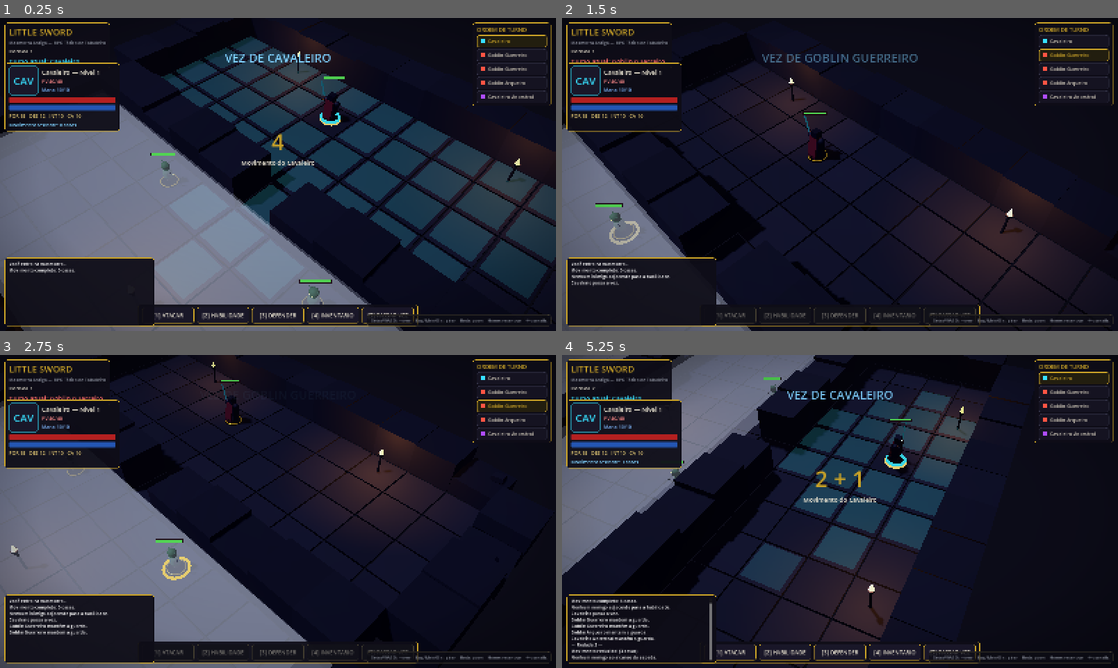
Above: before the commit, frames 1-4 (two rows, left to right).
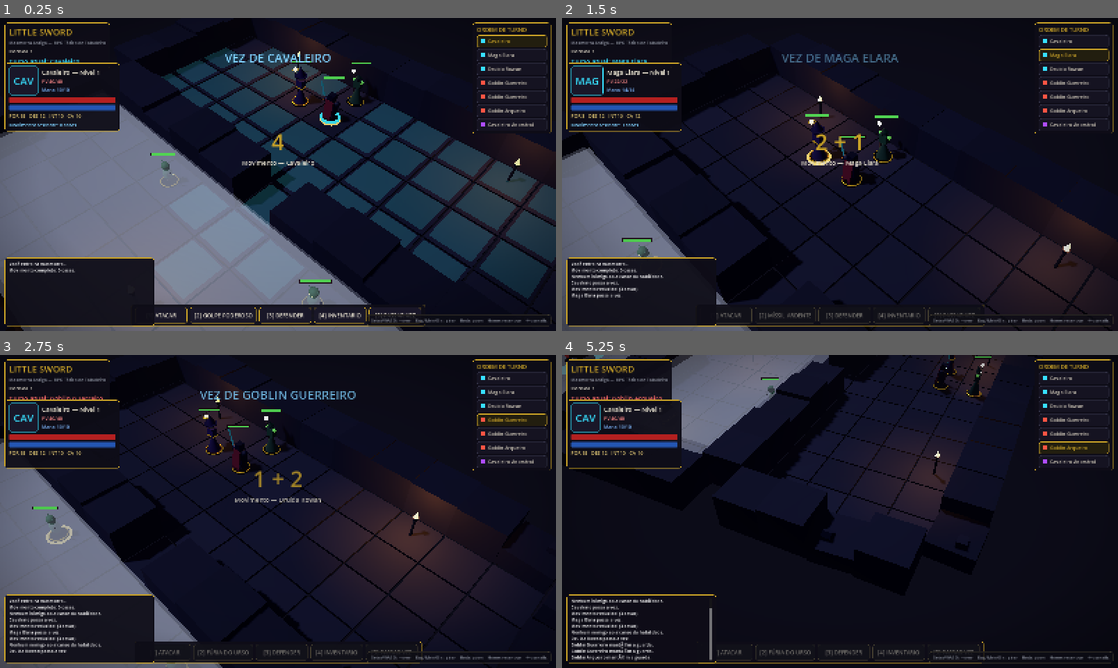
Above: after the commit, the same moments.

Repository: FalconiRod/Little-Sword
Game: Godot game, scene res://src/scenes/main.tscn
The game is run twice, just before and just after one commit, with the same random seed, the same clock (stepped at 60 frames per second) and the same inputs.
Inputs (mouse positions are in pixels of both pictures, inside the frame that each line leads up to):
- Up to frame 1 (0.25 s): no input
- Up to frame 2 (1.5 s): tap Enter at 0.5 s; move the mouse to (962, 158) at 0.52 s; hold D 0.53-1.28 s; tap 2 at 0.6 s; click (962, 158) at 0.67 s; tap 5 at 0.8, 1.35 s; move the mouse to (728, 190) at 1.27 s; hold S from 1.28 s (still down)
- Up to frame 3 (2.75 s): tap 2 at 1.55, 2.1 s; move the mouse to (333, 442) at 2.02 s; release S at 2.03 s; hold D from 2.03 s (still down); tap 5 at 2.3 s
- Up to frame 4 (5.25 s): move the mouse to (812, 574) at 2.77 s; release D at 2.78 s; hold W 2.78-3.53 s; tap 5 at 2.85, 3.8 s; click (812, 574) at 2.92 s; tap 2 at 3.05, 4.55 s; move the mouse to (1006, 558) at 3.52 s; hold Q 3.53-4.28 s; hold A 3.53-5.03 s; move the mouse to (673, 464) at 4.27 s; tap E at 4.35 s; move the mouse to (867, 511) at 5.02 s; hold S from 5.03 s (still down); tap 1 at 5.1 s; click (867, 511) at 5.17 s

The runs differ from the first frame. In frame 1, 2.4% of the frame differs, in the area x 27-100%, y 5-99%; in frame 2, 12%; in frame 3, 25%; in frame 4, 30%, in the area x 0-100%, y 0-100%.

Commit message:
v0.3.0: party com Maga Elara (misil vermelho) e Druida Rowan (forma de urso)

Diff:
--- a/src/autoload/combat_system.gd
+++ b/src/autoload/combat_system.gd
@@ -2,20 +2,31 @@
 ## Sistema de combate: D20 + modificador vs Classe de Armadura,
 ## críticos naturais, dano por notação de dados e ação Defender.
 
-func attack(attacker, target, skill_label := "", skill_dmg := "") -> void:
+func attack(attacker, target, skill_label := "", skill_dmg := "", fx := "", transform_to := "") -> void:
 	var is_skill := skill_dmg != ""
 	# O atacante vira a peça para o alvo antes do golpe.
 	attacker.face_towards(target.global_position)
+	if transform_to != "":
+		attacker.set_visual_id(transform_to)
+		EventBus.log_msg.emit("%s invoca a forma selvagem!" % attacker.display_name, "#9dff6b")
+		attacker.spawn_float_text("FORMA SELVAGEM!", "#9dff6b")
+		EventBus.shake_requested.emit(0.2)
+		await get_tree().create_timer(0.4).timeout
 	EventBus.combat_message.emit("%s → %s" % [attacker.display_name, target.display_name])
 	var chk: Dictionary = DiceManager.d20_check(attacker.atk_bonus, target.effective_ac())
 	var label := skill_label if is_skill else "Ataque"
 	EventBus.dice_rolled.emit(20, chk["roll"], chk["total"], "%s — %s" % [label, attacker.display_name])
-	await get_tree().create_timer(1.05).timeout
+	if fx == "projectile_red":
+		EventBus.log_msg.emit("Um projétil flamejante cruza o ar!", "#ff6b6b")
+		await get_tree().create_timer(0.55).timeout
+		await _fire_projectile(attacker, target)
+	else:
+		await get_tree().create_timer(1.05).timeout
 	if TurnManager.game_ended:
 		return
-	# A investida acompanha a resolucao: avanca e retorna enquanto o resultado
-	# (dano/erro) e aplicado.
-	attacker.animate_lunge(target.global_position)
+	# A investida acompanha a resolucao (ataques corpo a corpo apenas).
+	if fx != "projectile_red":
+		attacker.animate_lunge(target.global_position)
 	_alert_victims(target)
 	var tgt_ac: int = target.effective_ac()
 	if chk["hit"]:
@@ -64,6 +75,30 @@
 				ally.alerted = true
 	EventBus.log_msg.emit("%s entra em combate!" % target.display_name, "#ffb84d")
 
+## Projétil mágico: esfera vermelha brilhante voa do conjurador ao alvo.
+func _fire_projectile(from_unit, target) -> void:
+	var p := MeshInstance3D.new()
+	var s := SphereMesh.new()
+	s.radius = 0.16
+	s.height = 0.32
+	var m := StandardMaterial3D.new()
+	m.albedo_color = Color.html("ff3b30")
+	m.emission_enabled = true
+	m.emission = Color.html("ff5544")
+	m.emission_energy_multiplier = 3.5
+	m.shading_mode = BaseMaterial3D.SHADING_MODE_UNSHADED
+	p.mesh = s
+	p.material_override = m
+	add_child(p)
+	p.position = from_unit.global_position + Vector3(0, 1.3, 0)
+	var b: Vector3 = target.global_position + Vector3(0, 0.85, 0)
+	var tw := create_tween()
+	tw.tween_property(p, "position", b, 0.34) \
+		.set_trans(Tween.TRANS_QUAD).set_ease(Tween.EASE_IN)
+	await tw.finished
+	_sparks(b, "ff5544", 18)
+	p.queue_free()
+
 ## Explosao curta de faiscas procedurais no ponto do impacto.
 func _sparks(wp: Vector3, col_hex: String, amount: int) -> void:
 	var p := CPUParticles3D.new()
--- a/src/autoload/turn_manager.gd
+++ b/src/autoload/turn_manager.gd
@@ -61,7 +61,7 @@
 	# Regra da casa: D6 — 1-2 movimento baixo (metade), 3-6 movimento cheio.
 	u.moves_left = 3 if r <= 2 else u.move_max
 	u.mana = mini(u.max_mana, u.mana + 2)
-	EventBus.dice_rolled.emit(6, r, u.moves_left, "Movimento do Cavaleiro")
+	EventBus.dice_rolled.emit(6, r, u.moves_left, "Movimento — %s" % u.display_name)
 	if r <= 2:
 		EventBus.log_msg.emit("Movimento reduzido! (%d casas)" % u.moves_left, "#ffb84d")
 	else:
@@ -92,6 +92,10 @@
 	if game_ended or not started_game():
 		return
 	if u.team == "hero":
+		# Derrota apenas com o grupo inteiro abatido (TPK).
+		for x in order:
+			if is_instance_valid(x) and x.alive and x.team == "hero":
+				return
 		_finish(false)
 		return
 	for x in order:
--- a/src/enemy/enemy_ai.gd
+++ b/src/enemy/enemy_ai.gd
@@ -1,20 +1,20 @@
 class_name EnemyAI
 extends Node
 ## IA dos inimigos. Regra de movimento: valor fixo por turno (goblin 4,
-## arqueiro 3, boss 3) — nunca rola dados nem recebe modificadores.
-## Comportamento: manter a guarda até detectar o herói (visão + linha de
-## visão); após o alerta, avançar todo turno e atacar ao alcançá-lo.
+## arqueiro 3, boss 3) â€” nunca rola dados nem recebe modificadores.
+## Comportamento: manter a guarda atÃ© detectar o herÃ³i (visÃ£o + linha de
+## visÃ£o); apÃ³s o alerta, avanÃ§ar todo turno e atacar ao alcanÃ§Ã¡-lo.
 
 func run_turn(u) -> void:
 	if not u.alerted:
-		var h0 = _hero()
+		var h0 = _hero(u.grid_pos)
 		if h0 != null and _can_see(u, h0):
 			u.alerted = true
 			u.spawn_float_text("!", "#ffd166")
-			EventBus.log_msg.emit("%s te avistou!" % u.display_name, "#ffb84d")
+			EventBus.log_msg.emit("%s avistou %s!" % [u.display_name, h0.display_name], "#ffb84d")
 			await get_tree().create_timer(0.35).timeout
 		else:
-			EventBus.log_msg.emit("%s mantém a guarda." % u.display_name, "#5f6472")
+			EventBus.log_msg.emit("%s mantÃ©m a guarda." % u.display_name, "#5f6472")
 			return
 	match u.id:
 		"goblin_warrior":
@@ -24,11 +24,22 @@
 		"boss_knight":
 			await _boss(u)
 
-func _hero():
+## HerÃ³i vivo mais proximo de `from` (o grupo pode ter varios membros).
+func _hero(from: Vector2i = Vector2i(-999, -999)):
+	var best = null
+	var best_d := 9999
 	for x in TurnManager.order:
 		if is_instance_valid(x) and x.alive and x.team == "hero":
-			return x
-	return null
+			if best == null:
+				best = x
+				best_d = 9999 if from == Vector2i(-999, -999) \
+					else BoardGrid.chebyshev(from, x.grid_pos)
+			else:
+				var d := BoardGrid.chebyshev(from, x.grid_pos)
+				if d < best_d:
+					best = x
+					best_d = d
+	return best
 
 func _can_see(u, target) -> bool:
 	var d: int = BoardGrid.chebyshev(u.grid_pos, target.grid_pos)
@@ -36,8 +47,8 @@
 		return false
 	return BoardGrid.has_line_of_sight(u.grid_pos, target.grid_pos)
 
-## Movimento fixo em direção ao alvo: dentro das células alcançáveis neste
-## turno, escolhe a que deixa o inimigo mais perto do herói (empate: menos
+## Movimento fixo em direÃ§Ã£o ao alvo: dentro das cÃ©lulas alcanÃ§Ã¡veis neste
+## turno, escolhe a que deixa o inimigo mais perto do herÃ³i (empate: menos
 ## passos). Garante progresso mesmo com caminhos bloqueados por aliados.
 func _step_toward(u, goal: Vector2i, stop_at_range := 1) -> void:
 	if u.moves_left <= 0:
@@ -61,12 +72,12 @@
 	var path: Array = BoardGrid.path_from_reachable(reach, best)
 	BoardGrid.move_unit(u, best)
 	u.moves_left -= path.size()
-	EventBus.log_msg.emit("%s avança %d casa(s)." % [u.display_name, path.size()], "#8a8f9c")
+	EventBus.log_msg.emit("%s avanÃ§a %d casa(s)." % [u.display_name, path.size()], "#8a8f9c")
 	EventBus.unit_moved.emit(u)
 	await u.animate_move(path)
 
-## Melhor casa de tiro: dentro do alcance com linha de visão; senão,
-## aproxima-se o máximo possível.
+## Melhor casa de tiro: dentro do alcance com linha de visÃ£o; senÃ£o,
+## aproxima-se o mÃ¡ximo possÃ­vel.
 func _best_shooting_cell(u, goal: Vector2i) -> Vector2i:
 	var reach: Dictionary = BoardGrid.compute_reachable(u.grid_pos, u.moves_left)
 	var best_fire: Vector2i = u.grid_pos
@@ -87,7 +98,7 @@
 	return best_fire if best_fire != u.grid_pos else best_any
 
 func _melee(u) -> void:
-	var h = _hero()
+	var h = _hero(u.grid_pos)
 	if h == null:
 		return
 	await get_tree().create_timer(0.35).timeout
@@ -97,7 +108,7 @@
 		await CombatSystem.attack(u, h)
 
 func _archer(u) -> void:
-	var h = _hero()
+	var h = _hero(u.grid_pos)
 	if h == null:
 		return
 	await get_tree().create_timer(0.35).timeout
@@ -119,7 +130,7 @@
 		await CombatSystem.attack(u, h)
 
 func _boss(u) -> void:
-	var h = _hero()
+	var h = _hero(u.grid_pos)
 	if h == null:
 		return
 	await get_tree().create_timer(0.45).timeout
@@ -134,6 +145,6 @@
 	elif r < 0.3:
 		await CombatSystem.attack(u, h, "Golpe Pesado", "1d12+6")
 	elif r < 0.45:
-		await CombatSystem.attack(u, h, "Lâmina Sombria", "2d8+4")
+		await CombatSystem.attack(u, h, "LÃ¢mina Sombria", "2d8+4")
 	else:
 		await CombatSystem.attack(u, h)
--- a/src/player/player_controller.gd
+++ b/src/player/player_controller.gd
@@ -51,7 +51,7 @@
 	m.shading_mode = BaseMaterial3D.SHADING_MODE_UNSHADED
 	_sel_ring.material_override = m
 	_sel_ring.visible = false
-	knight.add_child(_sel_ring)
+	add_child(_sel_ring)
 	_sel_ring.position.y = 0.14
 
 func _make_quad(hex: String, alpha: float) -> MeshInstance3D:
@@ -89,12 +89,19 @@
 	_hover_quad.visible = false
 
 func on_turn_start(u: BoardUnit) -> void:
+	knight = u
+	# Druida transformada retoma a forma humana no inicio do proprio turno.
+	if u.shifted:
+		u.revert_visual()
+		EventBus.log_msg.emit("%s retoma a forma humanoide." % u.display_name, "#9dff6b")
 	mode = Mode.MOVE_READY
 	acted = false
 	busy = false
 	_sel_ring.visible = true
+	_sel_ring.position = knight.position + Vector3(0, 0.14, 0)
 	_compute_reachable()
 	hud.update_vitals(knight)
+	hud.set_skill_label(knight.id)
 	hud.refresh_buttons(self)
 	if _demo:
 		_demo_play.call_deferred()
@@ -289,6 +296,7 @@
 	BoardGrid.move_unit(knight, cell)
 	await knight.animate_move(path)
 	knight.moves_left -= dist
+	_sel_ring.position = knight.position + Vector3(0, 0.14, 0)
 	_check_reveal(cell)
 	hud.update_vitals(knight)
 	busy = false
@@ -331,19 +339,22 @@
 func try_skill() -> void:
 	if mode == Mode.NONE or busy or acted:
 		return
-	if knight.mana < UnitDefs.KNIGHT_SKILL_COST:
-		EventBus.log_msg.emit("Mana insuficiente para %s." % UnitDefs.KNIGHT_SKILL_LABEL, "#ffb84d")
+	var sk := UnitDefs.skill(knight.id)
+	if sk.is_empty():
+		return
+	if knight.mana < sk["cost"]:
+		EventBus.log_msg.emit("Mana insuficiente para %s." % sk["label"], "#ffb84d")
 		return
 	var targets := _enemies_in_range()
 	if targets.is_empty():
-		EventBus.log_msg.emit("Nenhum inimigo adjacente para a habilidade.", "#ffb84d")
+		EventBus.log_msg.emit("Nenhum inimigo ao alcance da habilidade.", "#ffb84d")
 		return
 	mode = Mode.TARGET_SKILL
 	var cells: Array = []
 	for t in targets:
 		cells.append(t.grid_pos)
 	_pool_show(_tg_pool, cells, "ff4d4d")
-	EventBus.log_msg.emit("%s preparado — escolha o alvo." % UnitDefs.KNIGHT_SKILL_LABEL, "#ffd166")
+	EventBus.log_msg.emit("%s preparado — escolha o alvo." % sk["label"], "#ffd166")
 
 func _enemies_in_range() -> Array:
 	var out: Array = []
@@ -369,10 +380,12 @@
 	busy = true
 	mode = Mode.NONE
 	_hide_all()
-	knight.mana -= UnitDefs.KNIGHT_SKILL_COST
+	var sk := UnitDefs.skill(knight.id)
+	knight.mana -= sk["cost"]
 	hud.update_vitals(knight)
 	hud.refresh_buttons(self)
-	await CombatSystem.attack(knight, target, UnitDefs.KNIGHT_SKILL_LABEL, UnitDefs.KNIGHT_SKILL_DMG)
+	await CombatSystem.attack(knight, target, sk["label"], sk["dmg"],
+		sk.get("fx", ""), sk.get("transform", ""))
 	busy = false
 	TurnManager.end_hero_turn()
 
@@ -401,7 +414,7 @@
 	if mode == Mode.NONE or busy:
 		return
 	acted = true
-	EventBus.log_msg.emit("Cavaleiro passa a vez.", "#8a8f9c")
+	EventBus.log_msg.emit("%s passa a vez." % knight.display_name, "#8a8f9c")
 	TurnManager.end_hero_turn()
 
 func _loot_chest() -> void:
--- a/src/scenes/main.gd
+++ b/src/scenes/main.gd
@@ -28,6 +28,34 @@
 	TurnManager.start_game()
 	if OS.get_cmdline_user_args().has("--clicktest"):
 		_clicktest()
+	if OS.get_cmdline_user_args().has("--skilltest"):
+		_skilltest()
+
+## Teste das habilidades novas: projétil da maga e forma de urso da druida.
+func _skilltest() -> void:
+	await get_tree().create_timer(1.0).timeout
+	var mage: BoardUnit = null
+	var druid: BoardUnit = null
+	var foe: BoardUnit = null
+	for u in units:
+		if u.id == "mage":
+			mage = u
+		elif u.id == "druid":
+			druid = u
+		elif u.team == "enemy" and foe == null:
+			foe = u
+	if mage == null or druid == null or foe == null:
+		print("SKILLTEST FAIL unidades ausentes")
+		return
+	var hp0: int = foe.hp
+	await CombatSystem.attack(mage, foe, "Míssil Ardente", "2d10+2", "projectile_red")
+	print("SKILLTEST projectile dano=", hp0 - foe.hp)
+	await CombatSystem.attack(druid, foe, "Fúria do Urso", "1d12+3", "", "druid_bear")
+	print("SKILLTEST transform shifted=", druid.shifted)
+	await get_tree().create_timer(1.2).timeout
+	druid.revert_visual()
+	print("SKILLTEST revert shifted=", druid.shifted)
+	print("SKILLTEST RESULT OK")
 
 ## Teste automatizado: injeta um clique sintético numa casa alcançável
 ## e verifica se o herói anda (valida cadeia input -> raycast -> movimento).
@@ -35,9 +63,11 @@
 	await get_tree().create_timer(0.5).timeout
 	get_viewport().size = Vector2i(1280, 720)
 	await get_tree().process_frame
-	var target: Vector2i = knight.grid_pos + Vector2i(0, -1)
-	if not BoardGrid.is_free(target):
-		target = knight.grid_pos + Vector2i(-1, 0)
+	var target: Vector2i = knight.grid_pos
+	for off in [Vector2i(0, -1), Vector2i(-1, 0), Vector2i(1, 0), Vector2i(0, 1)]:
+		if BoardGrid.is_free(knight.grid_pos + off):
+			target = knight.grid_pos + off
+			break
 	var cam := get_viewport().get_camera_3d()
 	var wp := BoardGrid.world_pos(target) + Vector3(0, 0.1, 0)
 	var sp := cam.unproject_position(wp)
@@ -70,6 +100,21 @@
 func _spawn_units() -> void:
 	knight = _make_unit("knight", BoardGrid.spawns["K"][0])
 	units.append(knight)
+	# O grupo nasce ao lado do cavaleiro (casas livres adjacentes).
+	var party := {"mage": "Maga Elara entra na masmorra!", "druid": "Druida Rowan entra na masmorra!"}
+	var kcell: Vector2i = knight.grid_pos
+	var spots: Array = [kcell + Vector2i(-1, 0), kcell + Vector2i(0, -1),
+			kcell + Vector2i(1, 0), kcell + Vector2i(0, 1)]
+	var si := 0
+	for id in party.keys():
+		while si < spots.size() and not BoardGrid.is_free(spots[si]):
+			si += 1
+		if si >= spots.size():
+			break
+		var ally := _make_unit(id, spots[si])
+		units.append(ally)
+		EventBus.log_msg.emit(party[id], "#9dff6b")
+		si += 1
 	for c in BoardGrid.spawns.get("g", []):
 		var g := _make_unit("goblin_warrior", c)
 		units.append(g)
@@ -100,8 +145,8 @@
 	EventBus.turn_started.connect(_on_turn_started)
 
 func _on_turn_started(unit, _round_num: int) -> void:
-	if unit == knight:
-		camera_rig.set_follow(knight, true)
+	if unit.team == "hero":
+		camera_rig.set_follow(unit, true)
 
 func _build_ui() -> void:
 	hud = GameHUD.new()
--- a/src/ui/hud.gd
+++ b/src/ui/hud.gd
@@ -36,6 +36,8 @@
 var banner_lbl: Label
 var inv_panel: PanelContainer
 var inv_list: VBoxContainer
+var _name_lbl: Label
+var fl_lbl: Label
 var over_layer: Control
 var _popup_tween: Tween
 
@@ -147,12 +149,13 @@
 	var fc := CenterContainer.new()
 	face.add_child(fc)
 	var fl := _label("CAV", 30, "37e0ff", fc)
+	fl_lbl = fl
 	fl.vertical_alignment = VERTICAL_ALIGNMENT_CENTER
 	var nv := VBoxContainer.new()
 	nv.size_flags_horizontal = Control.SIZE_EXPAND_FILL
 	nv.alignment = BoxContainer.ALIGNMENT_CENTER
 	top.add_child(nv)
-	_label("Cavaleiro — Nível 1", 18, "e8e2d0", nv)
+	_name_lbl = _label("Cavaleiro — Nível 1", 18, "e8e2d0", nv)
 	hp_lbl = _label("PV 40/40", 14, "ff8a8a", nv)
 	mp_lbl = _label("Mana 10/10", 14, "7fb8ff", nv)
 	hp_bar = _bar(v, "b32020")
@@ -390,6 +393,8 @@
 func update_vitals(u: BoardUnit) -> void:
 	if u == null:
 		return
+	_name_lbl.text = "%s — Nível 1" % u.display_name
+	fl_lbl.text = u.display_name.substr(0, 3).to_upper()
 	hp_bar.value = 100.0 * float(u.hp) / float(maxi(1, u.max_hp))
 	mp_bar.value = 100.0 * float(u.mana) / float(maxi(1, u.max_mana))
 	hp_lbl.text = "PV %d/%d" % [u.hp, u.max_hp]
@@ -406,11 +411,20 @@
 	ctl = c
 	var active_ok: bool = TurnManager.active == knight and not TurnManager.game_ended and ctl != null and not ctl.busy
 	var can_act: bool = active_ok and not ctl.acted and ctl.mode != 0
+	var sk: Dictionary = {}
+	if knight != null:
+		sk = UnitDefs.skill(knight.id)
 	btn_attack.disabled = not can_act
-	btn_skill.disabled = not can_act or knight.mana < UnitDefs.KNIGHT_SKILL_COST
+	btn_skill.disabled = not can_act or sk.is_empty() or knight.mana < sk.get("cost", 99)
 	btn_defend.disabled = not can_act
 	btn_item.disabled = not can_act
 	btn_pass.disabled = not active_ok
+
+## Atualiza o rotulo do botao [2] conforme o heroi ativo.
+func set_skill_label(unit_id: String) -> void:
+	var sk := UnitDefs.skill(unit_id)
+	if not sk.is_empty():
+		btn_skill.text = "[2] %s" % str(sk["label"]).to_upper()
 
 func show_boss_bar(boss) -> void:
 	boss_ref = boss
--- a/src/units/unit_base.gd
+++ b/src/units/unit_base.gd
@@ -26,6 +26,8 @@
 var defending := false
 var alerted := false
 var alive := true
+var base_visual_id := ""
+var shifted := false
 
 var visual: Node3D
 var _bar_root: Node3D
@@ -54,11 +56,27 @@
 	dexterity = d["dexterity"]
 	intelligence = d["intelligence"]
 	_bar_h = d["bar_h"]
+	base_visual_id = uid
 	position = BoardGrid.world_pos(cell)
 	if team == "hero":
 		rotation.y = PI
 	BoardGrid.place(self, cell)
 	_build()
+
+## Troca a miniatura por outra forma (ex.: druida vira urso).
+func set_visual_id(vname: String, mark_shifted := true) -> void:
+	if visual != null:
+		remove_child(visual)
+		visual.queue_free()
+	visual = UnitVisuals.build(vname)
+	add_child(visual)
+	shifted = mark_shifted
+
+## Volta a forma original.
+func revert_visual() -> void:
+	if not shifted:
+		return
+	set_visual_id(base_visual_id, false)
 
 func _build() -> void:
 	visual = UnitVisuals.build(id)
--- a/src/units/unit_defs.gd
+++ b/src/units/unit_defs.gd
@@ -17,6 +17,38 @@
 		"dexterity": 12,
 		"intelligence": 10,
 		"bar_h": 2.35,
+	},
+	"mage": {
+		"display_name": "Maga Elara",
+		"team": "hero",
+		"max_hp": 22,
+		"max_mana": 14,
+		"ac": 12,
+		"atk_bonus": 4,
+		"dmg": "1d6+2",
+		"move_max": 5,
+		"attack_range": 4,
+		"vision_range": 0,
+		"strength": 8,
+		"dexterity": 12,
+		"intelligence": 16,
+		"bar_h": 2.3,
+	},
+	"druid": {
+		"display_name": "Druida Rowan",
+		"team": "hero",
+		"max_hp": 30,
+		"max_mana": 12,
+		"ac": 13,
+		"atk_bonus": 3,
+		"dmg": "1d6+1",
+		"move_max": 5,
+		"attack_range": 1,
+		"vision_range": 0,
+		"strength": 12,
+		"dexterity": 12,
+		"intelligence": 14,
+		"bar_h": 2.25,
 	},
 	"goblin_warrior": {
 		"display_name": "Goblin Guerreiro",
@@ -71,7 +103,12 @@
 static func def(id: String) -> Dictionary:
 	return DEFS[id]
 
-## Habilidade do cavaleiro (usa o sistema de dados normal).
-const KNIGHT_SKILL_COST := 3
-const KNIGHT_SKILL_DMG := "2d8+3"
-const KNIGHT_SKILL_LABEL := "Golpe Poderoso"
+## Habilidades especiais por unidade (custo de mana, dano, fx/transformacao).
+const SKILLS := {
+	"knight": {"cost": 3, "dmg": "2d8+3", "label": "Golpe Poderoso"},
+	"mage": {"cost": 4, "dmg": "2d10+2", "label": "Míssil Ardente", "fx": "projectile_red"},
+	"druid": {"cost": 4, "dmg": "1d12+3", "label": "Fúria do Urso", "transform": "druid_bear"},
+}
+
+static func skill(id: String) -> Dictionary:
+	return SKILLS.get(id, {})
--- a/src/units/unit_visuals.gd
+++ b/src/units/unit_visuals.gd
@@ -76,6 +76,12 @@
 	match id:
 		"knight":
 			_build_knight(root)
+		"mage":
+			_build_mage(root)
+		"druid":
+			_build_druid(root)
+		"druid_bear":
+			_build_bear(root)
 		"goblin_warrior":
 			_build_goblin_warrior(root)
 		"goblin_archer":
@@ -153,3 +159,75 @@
 	_box(sword, Vector3(0.11, 1.35, 0.035), _mat("9aa2ad", "ff3b30", 0.5, 0.95, 0.22), Vector3(0, 0.79, 0))
 	_box(sword, Vector3(0.4, 0.08, 0.08), _mat("4a3a1a", "", 1.0, 0.85, 0.35), Vector3(0, 0.08, 0))
 	_cyl(sword, 0.04, 0.045, 0.22, _mat("1c1410"), Vector3(0, -0.05, 0))
+
+## Maga Elara: robe arroxeado, chapéu pontudo e cajado com orbe vermelho.
+static func _build_mage(root: Node3D) -> void:
+	_base(root, "1a1226")
+	# Robe (cone invertido) + torso
+	_cone(root, 0.34, 0.9, _mat("2d1b47", "", 1.0, 0.05, 0.95), Vector3(0, 0.52, 0))
+	_box(root, Vector3(0.4, 0.42, 0.3), _mat("35215a"), Vector3(0, 1.12, 0))
+	# Cinto dourado
+	_box(root, Vector3(0.42, 0.07, 0.32), _mat("c9a227", "c9a227", 0.5, 0.8, 0.35), Vector3(0, 0.94, 0))
+	# Cabeca + olhos violetas
+	_sphere(root, 0.14, _mat("e8c9a8"), Vector3(0, 1.44, 0.02))
+	var eye := _mat("b06bff", "b06bff", 2.4, 0.0, 1.0)
+	_sphere(root, 0.03, eye, Vector3(0.055, 1.46, 0.13))
+	_sphere(root, 0.03, eye, Vector3(-0.055, 1.46, 0.13))
+	# Chapeu pontudo com aba
+	_cyl(root, 0.30, 0.30, 0.04, _mat("241238"), Vector3(0, 1.56, 0))
+	_cone(root, 0.22, 0.55, _mat("2d1b47"), Vector3(0, 1.82, -0.02), Vector3(-8, 0, 0))
+	# Cajado com orbe vermelho brilhante
+	var staff := Node3D.new()
+	root.add_child(staff)
+	staff.position = Vector3(0.32, 0.9, 0.08)
+	staff.rotation_degrees = Vector3(0, 0, -10)
+	_cyl(staff, 0.03, 0.035, 1.25, _mat("4a3520"), Vector3(0, 0.1, 0))
+	_sphere(staff, 0.11, _mat("ff3b30", "ff5544", 3.0, 0.0, 0.4), Vector3(0, 0.78, 0))
+	_torus(staff, 0.13, 0.17, _mat("c9a227", "c9a227", 0.6, 0.85, 0.35), Vector3(0, 0.78, 0))
+
+## Druida Rowan: manto verde-musgo, capuz e cajado de madeira com orbe verde.
+static func _build_druid(root: Node3D) -> void:
+	_base(root, "16211a")
+	# Manto longo
+	_cone(root, 0.33, 0.95, _mat("274a2c", "", 1.0, 0.0, 0.95), Vector3(0, 0.54, 0))
+	_box(root, Vector3(0.38, 0.4, 0.28), _mat("2f5a34"), Vector3(0, 1.1, 0))
+	# Capuz sobre a cabeca sombreada
+	_sphere(root, 0.15, _mat("1c3520"), Vector3(0, 1.42, -0.02))
+	_cone(root, 0.17, 0.3, _mat("274a2c"), Vector3(0, 1.56, -0.06), Vector3(-18, 0, 0))
+	var eye := _mat("9dff6b", "9dff6b", 2.2, 0.0, 1.0)
+	_sphere(root, 0.026, eye, Vector3(0.05, 1.41, 0.12))
+	_sphere(root, 0.026, eye, Vector3(-0.05, 1.41, 0.12))
+	# Ombreira de folhas
+	_sphere(root, 0.09, _mat("3f7d3a", "69c94f", 0.7, 0.0, 0.9), Vector3(0.22, 1.26, 0))
+	_sphere(root, 0.09, _mat("3f7d3a", "69c94f", 0.7, 0.0, 0.9), Vector3(-0.22, 1.26, 0))
+	# Cajado druidico com orbe verde
+	var staff := Node3D.new()
+	root.add_child(staff)
+	staff.position = Vector3(0.3, 0.88, 0.07)
+	staff.rotation_degrees = Vector3(0, 0, -8)
+	_cyl(staff, 0.032, 0.04, 1.2, _mat("5a4630"), Vector3(0, 0.1, 0))
+	_sphere(staff, 0.1, _mat("69c94f", "9dff6b", 2.6, 0.0, 0.4), Vector3(0, 0.75, 0))
+
+## Forma de urso da Rowan: quadrupede robusto com garras.
+static func _build_bear(root: Node3D) -> void:
+	root.scale = Vector3(1.25, 1.25, 1.25)
+	_base(root, "16211a", 0.48)
+	# Corpo macico
+	_box(root, Vector3(0.62, 0.55, 0.95), _mat("5a4028", "", 1.0, 0.0, 0.95), Vector3(0, 0.62, -0.05))
+	_box(root, Vector3(0.5, 0.3, 0.5), _mat("6b4c30"), Vector3(0, 0.92, -0.18), Vector3(12, 0, 0))
+	# Cabeca + focinho + orelhas
+	_sphere(root, 0.24, _mat("5a4028"), Vector3(0, 0.86, 0.52))
+	_sphere(root, 0.12, _mat("7a5a38"), Vector3(0, 0.8, 0.72))
+	_sphere(root, 0.045, _mat("201510"), Vector3(0, 0.84, 0.82))
+	_cone(root, 0.07, 0.16, _mat("4a3422"), Vector3(0.13, 1.08, 0.48))
+	_cone(root, 0.07, 0.16, _mat("4a3422"), Vector3(-0.13, 1.08, 0.48))
+	var eye := _mat("ffd23f", "ffd23f", 2.4, 0.0, 1.0)
+	_sphere(root, 0.032, eye, Vector3(0.09, 0.93, 0.68))
+	_sphere(root, 0.032, eye, Vector3(-0.09, 0.93, 0.68))
+	# Patas dianteiras com garras claras
+	for sx in [-1.0, 1.0]:
+		_box(root, Vector3(0.16, 0.5, 0.18), _mat("4a3422"), Vector3(sx * 0.24, 0.25, 0.38))
+		_box(root, Vector3(0.14, 0.06, 0.2), _mat("d8cdb8"), Vector3(sx * 0.24, 0.06, 0.44))
+	# Patas traseiras
+	for sx in [-1.0, 1.0]:
+		_box(root, Vector3(0.18, 0.42, 0.2), _mat("4a3422"), Vector3(sx * 0.22, 0.21, -0.36))
Not shown, changed: docs/CHANGELOG.md
Not shown, changed: docs/DECISIONS.md
